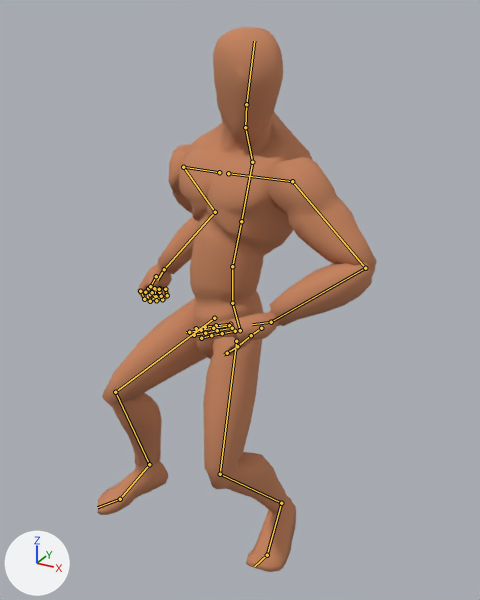
A saved change to the Blender file rigs/human/emotes/animation-human-dance-body-roll.blend.
Camera for both pictures: a camera (50 mm lens) standing at (1.111, -1.576, 1.714) and looking at (0.214, 0.055, 0.899). Lighting does not change. The marker at lower left points along +X, +Y and +Z. The first picture is the older version. Both versions are drawn at frame 67 of the action 'Dance Body Roll'; the numbers are the values there. The bones that change, and the others that lie on the model, are drawn over the model as lines.

In view in the first picture: 'Mannequin'.
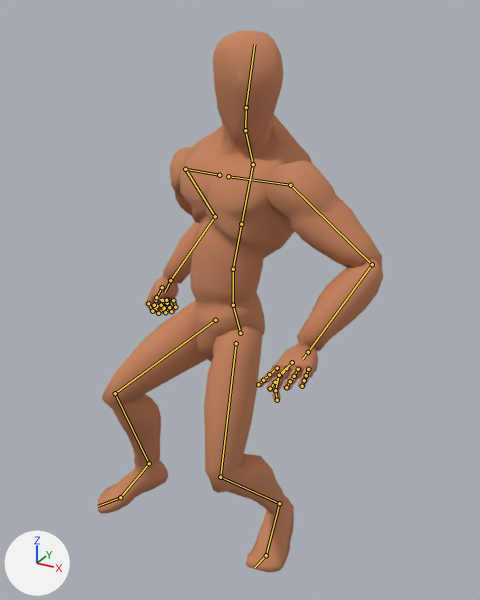
The change, as a list of edits to the scene's bpy script:
```text
Change bone_pole_leg_l:
    where bone_pole_leg_l = bpy.data.objects['Armature'].pose.bones['POLE_Leg_L']  # child of 'DRV_root'
    bone_pole_leg_l.location: (0.148, -0.038, 0.189) -> (0.163, -0.043, 0.187)
Change bone_ctrl_illeg_l:
    where bone_ctrl_illeg_l = bpy.data.objects['Armature'].pose.bones['CTRL_ILLEG_L']  # child of 'DRV_root'
    bone_ctrl_illeg_l.location: (0.251, 0.082, 0.015) -> (0.245, 0.08, 0.013)
    bone_ctrl_illeg_l.rotation_quaternion: (0.994, 0.0, 0.055, 0.017) -> (0.994, 0.0, 0.053, 0.033)  # degrees (0, 6, 2) -> degrees (0, 6, 4)
Change bone_pole_leg_r:
    where bone_pole_leg_r = bpy.data.objects['Armature'].pose.bones['POLE_Leg_R']  # child of 'DRV_root'
    bone_pole_leg_r.location: (-0.3, 0.017, 0.128) -> (-0.28, 0.02, 0.13)
Change bone_ctrl_illeg_r:
    where bone_ctrl_illeg_r = bpy.data.objects['Armature'].pose.bones['CTRL_ILLEG_R']  # child of 'DRV_root'
    bone_ctrl_illeg_r.location: (-0.068, -0.014, 0.062) -> (-0.07, -0.014, 0.066)
    bone_ctrl_illeg_r.rotation_quaternion: (0.92, 0.206, 0.011, -0.323) -> (0.916, 0.219, 0.013, -0.332)  # degrees (22, 9, -37) -> degrees (24, 10, -38)
Change bone_ctrl_arm_l:
    where bone_ctrl_arm_l = bpy.data.objects['Armature'].pose.bones['CTRL_Arm_L']  # child of 'DRV_root'
    bone_ctrl_arm_l.location: (0.482, -0.228, -0.315) -> (0.543, -0.224, -0.208)
    bone_ctrl_arm_l.rotation_quaternion: (0.188, 0.549, -0.052, 0.047) -> (0.456, 0.405, -0.045, 0.031)  # degrees (143, -12, -7) -> degrees (83, -10, -1)
Change bone_ctrl_arm_r:
    where bone_ctrl_arm_r = bpy.data.objects['Armature'].pose.bones['CTRL_Arm_R']  # child of 'DRV_root'
    bone_ctrl_arm_r.location: (-0.592, 0.176, -0.54) -> (-0.625, 0.165, -0.572)
    bone_ctrl_arm_r.rotation_quaternion: (0.867, -0.02, -0.545, 0.255) -> (0.838, -0.047, -0.6, 0.277)  # degrees (-31, -57, 50) -> degrees (-45, -59, 63)
Change bone_polearm_l:
    where bone_polearm_l = bpy.data.objects['Armature'].pose.bones['POLEARM_L']  # child of 'DRV_root'
    bone_polearm_l.location: (0.414, -0.34, 0.311) -> (0.413, -0.348, 0.27)
    bone_polearm_l.rotation_quaternion: (0.954, 0.091, 0.0, 0.0) -> (0.954, 0.103, 0.0, 0.001)  # degrees (11, 0, 0) -> degrees (12, 0, 0)
Change bone_polearm_r:
    where bone_polearm_r = bpy.data.objects['Armature'].pose.bones['POLEARM_R']  # child of 'DRV_root'
    bone_polearm_r.location: (-0.248, 0.159, -0.846) -> (-0.245, 0.132, -0.75)
    bone_polearm_r.rotation_quaternion: (0.954, -0.091, 0.0, 0.0) -> (0.954, -0.103, 0.0, 0.001)  # degrees (-11, 0, 0) -> degrees (-12, 0, 0)
Change bone_ctrl_hips:
    where bone_ctrl_hips = bpy.data.objects['Armature'].pose.bones['CTRL_Hips']  # child of 'DRV_root'
    bone_ctrl_hips.location: (0.193, 0.035, -0.141) -> (0.195, 0.035, -0.149)
    bone_ctrl_hips.rotation_quaternion: (0.95, -0.002, -0.006, -0.322) -> (0.947, -0.001, -0.005, -0.334)  # degrees (0, -1, -37) -> degrees (0, -1, -39)
```

Location of each change, [x1, y1, x2, y2] in pixels of the pictures (480 x 600 px):
'Mannequin', posed
    before: [98, 27, 377, 572]
    after: [98, 30, 383, 573]
